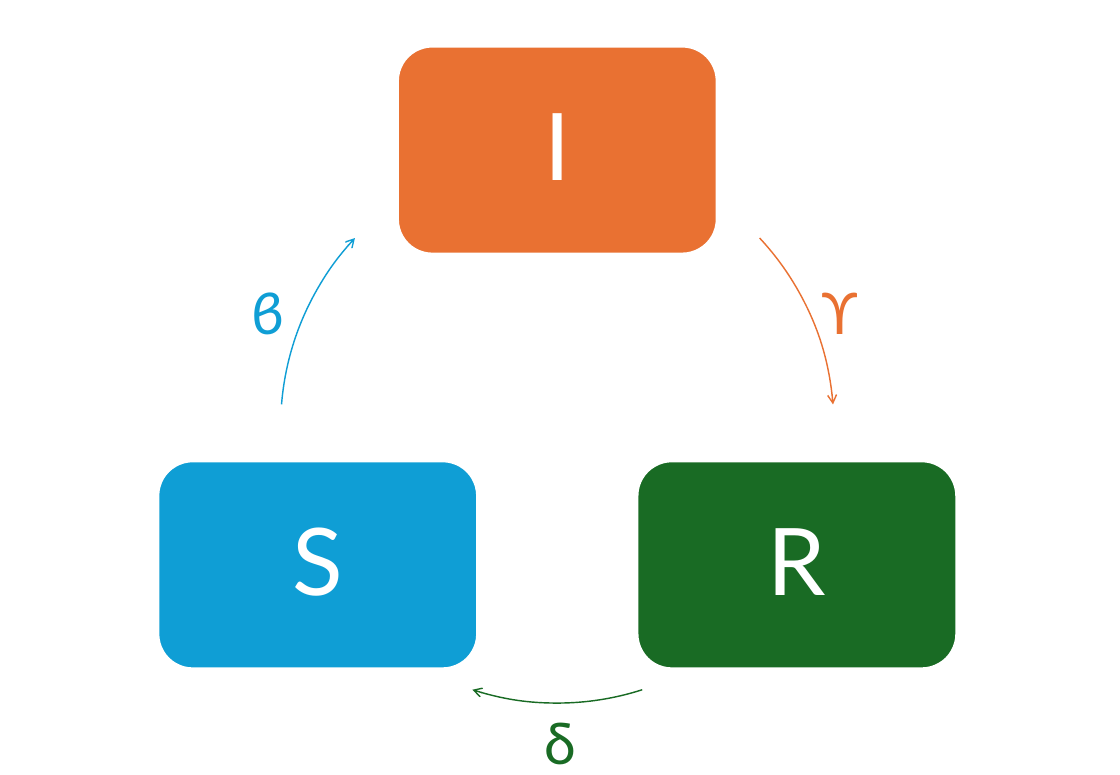
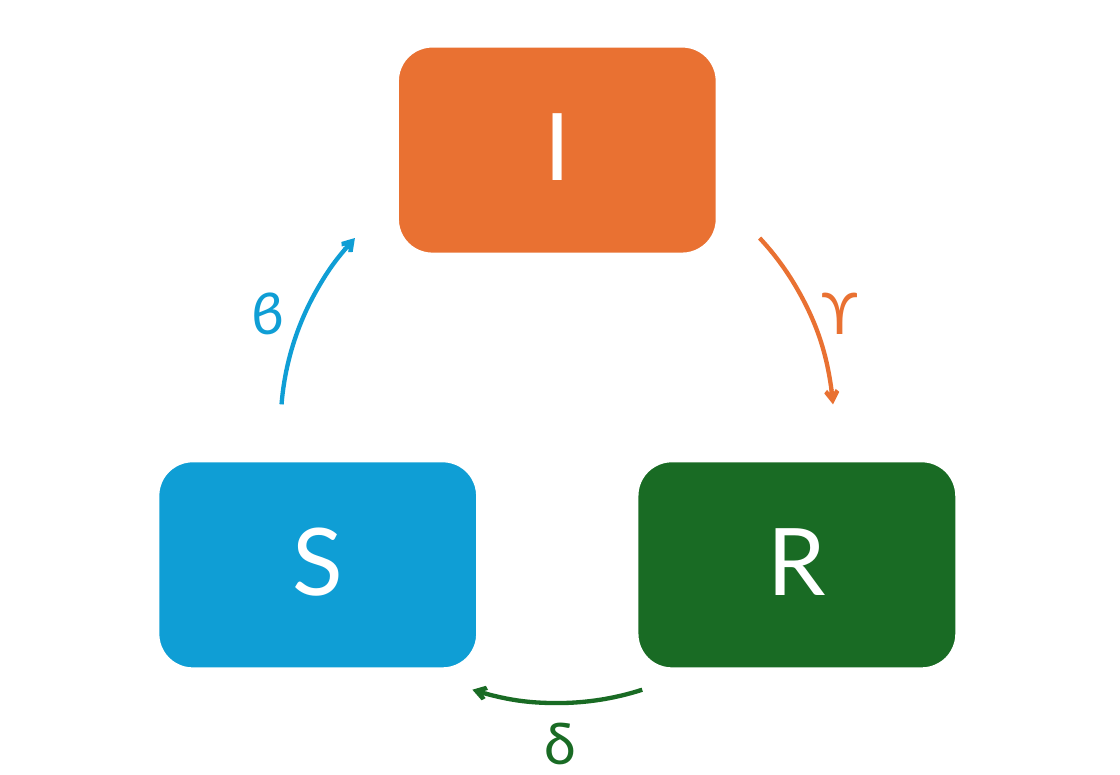
Before and after one commit to rktessa/Tesi_2, a slide deck: slide 1 of Latex/bozze_word/SIRS.pptx. Drawn at 1120x775 pixels with LibreOffice and Linux fonts; fonts in the diff are those of the drawing. Boxes give left, top, right and bottom in pixels: in the first picture for what was removed or moved away, otherwise in the second. Text is boxed around its words. In the diff, an @@ line names an element or a change of style, - is before the commit and + after.

```diff
--- a/Latex/bozze_word/SIRS.pptx
+++ b/Latex/bozze_word/SIRS.pptx
@@ freeform shape at [280,150,834,703]: outline #E97132 1 pt to #E97132 3 pt @@
@@ freeform shape at [280,150,834,703]: outline #196B24 1 pt to #196B24 3 pt @@
@@ freeform shape at [280,150,834,703]: outline #0F9ED5 1 pt to #0F9ED5 3 pt @@
```
Also in this commit, not shown: 24 other files.
